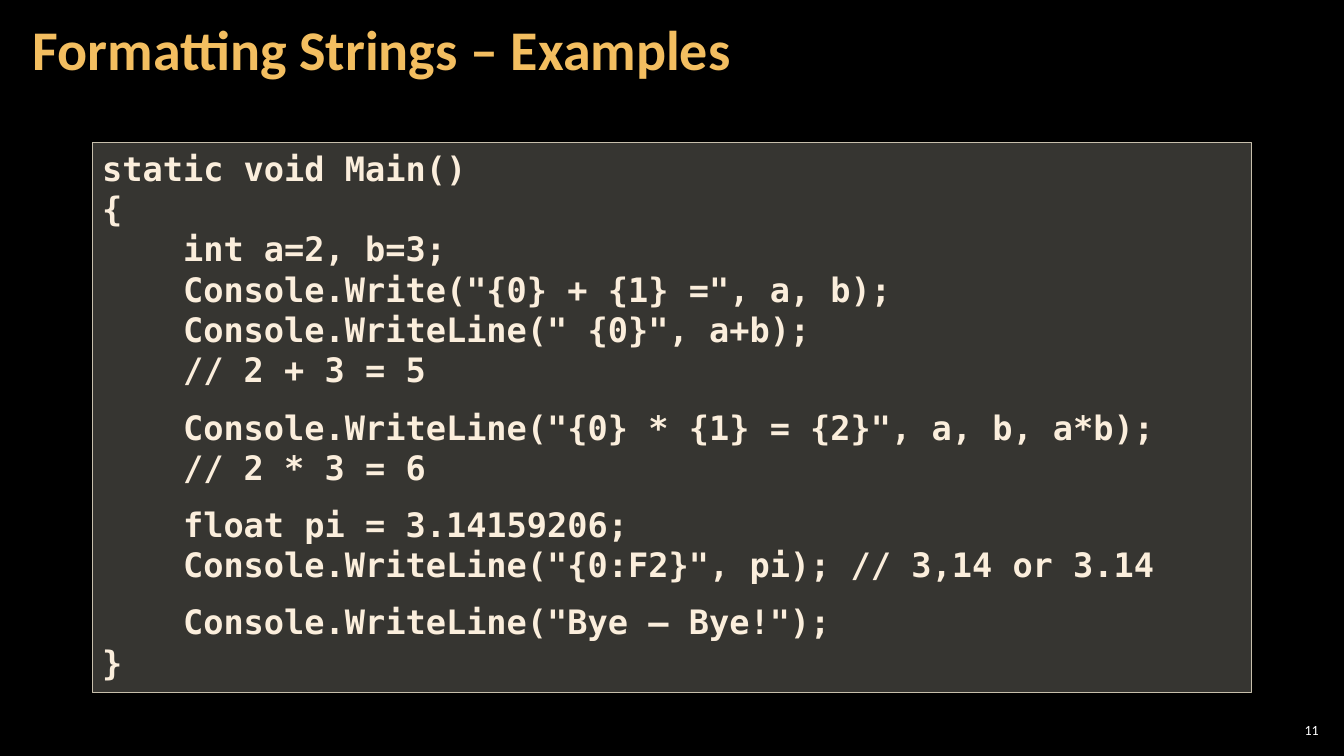
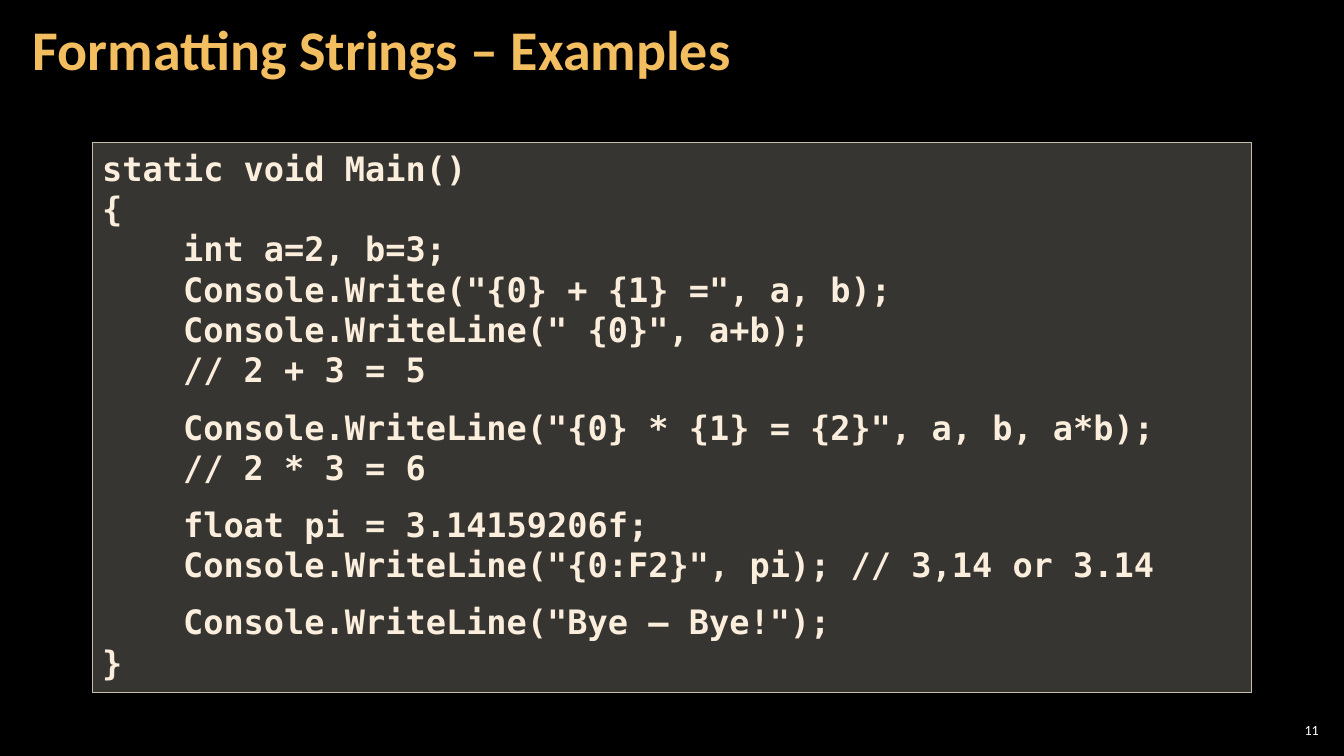
Before and after one commit to ilian1902/CSharp, a slide deck: slide 11 of 04. Console-Input-Output/4. Console-Input-Output.pptx. Drawn at 1344x756 pixels with LibreOffice and Linux fonts; fonts in the diff are those of the drawing; background and template pictures are left out. Boxes give left, top, right and bottom in pixels: in the first picture for what was removed or moved away, otherwise in the second. Text is boxed around its words. In the diff, an @@ line names an element or a change of style, - is before the commit and + after.

```diff
--- a/04. Console-Input-Output/4. Console-Input-Output.pptx
+++ b/04. Console-Input-Output/4. Console-Input-Output.pptx
@@ text in rectangle at (x1=183, y1=509, x2=649, y2=544): text changed @@
-float pi = 3.14159206;
+float pi = 3.14159206f;
```
Also in this commit, not shown: 5 other files.
